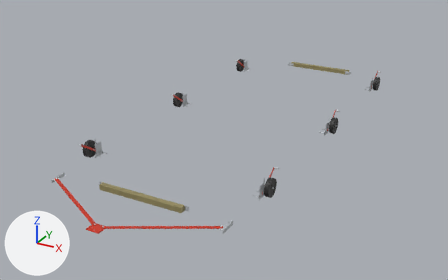
Before and after pictures for a commit that changed the glTF model design-review/vaxthus-hjulsystem/model.glb.
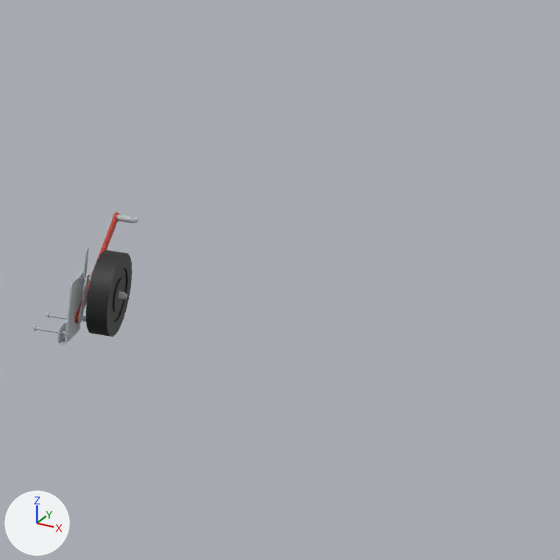
The first picture shows the older version from a 50 mm lens placed at (6747.0, -8800.0, 6115.0), pointed at (-234.0, 3895.0, -232.0). The close-ups show the older and then the newer version on the part from 80% to 100% of the width and 13% to 45% of the height of that picture. Only the edits that show in the close-ups are written down. The axes (+X, +Y, +Z) are drawn at lower left. The lights are the same throughout. Where no turn or scale is listed for an object, it has been applied to the vertices.

The older version as bpy lines, for what is in view:
```python
me_biltema_14_2851 = bpy.data.meshes.new('Biltema 14-2851')
me_biltema_14_2851.from_pydata(...)  # 180 vertices, 360 faces; spans x -1.0..1.0, y -1.0..1.0, z -0.25..0.25
me_biltema_14_2851.materials.append(mat_gummi__hjul)  # black #262626
me_vh_lh_faste = bpy.data.meshes.new('VH-LH-FASTE')
me_vh_lh_faste.from_pydata(...)  # 230 vertices, 476 faces; spans x -0.14..0.14, y -1.0..1.0, z -0.92..0.92
me_vh_lh_faste.materials.append(mat_varmförzinkat)  # light grey #b9bec2
ob_b275 = bpy.data.objects.new('b275', me_vh_lh_faste)
ob_b275.parent = ob_o274
ob_b275.location = (2081.0, -157.5, 1260.0)
ob_b275.scale = (152.0, 152.0, 152.0)
ob_b280 = bpy.data.objects.new('b280', me_biltema_14_2851)
ob_b280.parent = ob_o279
ob_b280.location = (1.117, 0.0, 50.0)
ob_b280.scale = (199.0, 199.0, 199.0)
```
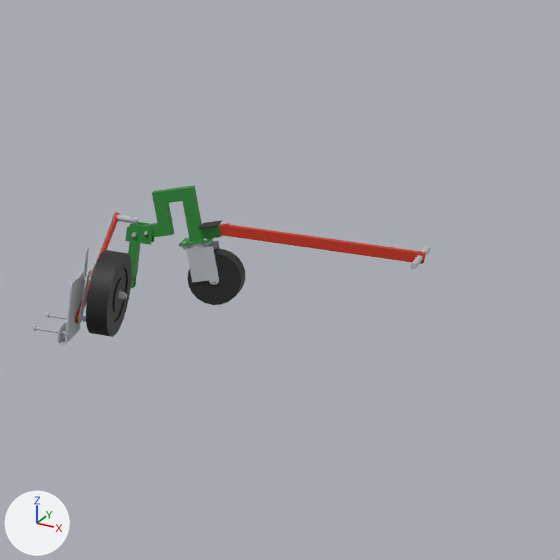
Boxes [x1, y1, x2, y2] around the edits, measured in the close-ups (560 x 560 px):
'b592', added (red): after [219, 223, 426, 264]
'b586', added (green): after [143, 185, 221, 241]
'b600', added (black): after [187, 249, 245, 305]
'b599', added: after [186, 246, 219, 285]
'b559', added (green): after [125, 225, 153, 245]
'b555', added: after [128, 242, 140, 277]
'b594', added: after [410, 246, 431, 269]
'b588', added: after [179, 238, 213, 246]
'b590', added: after [198, 220, 222, 229]
'b598', added (mostly hidden): after [205, 241, 220, 249]
'b597', added: after [187, 243, 210, 249]
'b557', added (mostly hidden): after [130, 222, 154, 242]
'b553', added: after [131, 275, 137, 288]

The change, as a diff of the scene's bpy script:
```diff
--- a/design-review/vaxthus-hjulsystem/model.glb.py
+++ b/design-review/vaxthus-hjulsystem/model.glb.py
@@ ob_b600 @@
+ob_b600 = bpy.data.objects.new('b600', me_däck_ø260)  # 54 vertices, 108 faces; spans x -1.0..1.0, y -1.0..1.0, z -0.33..0.33; in mat_gummi__hjul (black #262626)
+ob_b600.parent = ob_o595
+ob_b600.location = (60.73, 190.0, 0.0)
+ob_b600.scale = (130.0, 130.0, 130.0)
@@ ob_o595 @@
+ob_o595 = bpy.data.objects.new('o595', None)
+ob_o595.parent = ob_o584
+ob_o595.location = (2420.0, -210.0, 400.0)
@@ ob_o584 @@
+ob_o584 = bpy.data.objects.new('o584', None)
+ob_o584.parent = ob_o0
+ob_o584.location = (168.5, 589.6, 9200.0)
+ob_o584.rotation_euler = (0.0, 0.0, -0.286)  # degrees (0, 0, -16)
@@ ob_b599 @@
+ob_b599 = bpy.data.objects.new('b599', me_gaffel_1)  # 36 vertices, 72 faces; spans x -0.68..0.68, y -1.0..1.0, z -0.03..0.03; in mat_varmförzinkat (light grey #b9bec2)
+ob_b599.parent = ob_o595
+ob_b599.location = (20.0, 119.5, -49.0)
+ob_b599.scale = (95.5, 95.5, 95.5)
@@ ob_b598 @@
+ob_b598 = bpy.data.objects.new('b598', me_gaffel)  # 36 vertices, 72 faces; spans x -0.68..0.68, y -1.0..1.0, z -0.03..0.03; in mat_varmförzinkat (light grey #b9bec2)
+ob_b598.parent = ob_o595
+ob_b598.location = (20.0, 119.5, 49.0)
+ob_b598.scale = (95.5, 95.5, 95.5)
@@ ob_b597 @@
+ob_b597 = bpy.data.objects.new('b597', me_kranslager)  # a 22-sided cylinder along y spanning x -1.0..1.0, y -0.16..0.16, z -0.99..0.99; in mat_varmförzinkat (light grey #b9bec2)
+ob_b597.parent = ob_o595
+ob_b597.location = (0.0, 15.0, 0.0)
+ob_b597.scale = (55.0, 55.0, 55.0)
@@ ob_b594 @@
+ob_b594 = bpy.data.objects.new('b594', me_vh_sv_sla)  # 46 vertices, 88 faces; spans x -0.1..0.1, y -0.1..0.1, z -1.0..1.0; in mat_varmförzinkat (light grey #b9bec2)
+ob_b594.parent = ob_o593
+ob_b594.location = (3450.0, 10.0, 400.0)
+ob_b594.scale = (150.0, 150.0, 150.0)
@@ ob_o593 @@
+ob_o593 = bpy.data.objects.new('o593', None)
+ob_o593.parent = ob_o584
+ob_o593.location = (0.0, 0.0, 0.0)
@@ ob_b592 @@
+ob_b592 = bpy.data.objects.new('b592', me_vh_sv_forl)  # 80 vertices, 164 faces; spans x -1.0..1.0, y -0.31..0.31, z -0.03..0.03; in mat_forlangning_rod (red #c8321a)
+ob_b592.parent = ob_o591
+ob_b592.location = (2965.0, -117.0, 400.0)
+ob_b592.scale = (510.0, 510.0, 510.0)
@@ ob_o591 @@
+ob_o591 = bpy.data.objects.new('o591', None)
+ob_o591.parent = ob_o584
+ob_o591.location = (0.0, 0.0, 0.0)
@@ ob_b590 @@
+ob_b590 = bpy.data.objects.new('b590', me_vh_sv_tramp)  # a box spanning x -0.9..0.9, y -0.05..0.05, z -1.0..1.0; in mat_gummi_svart (black #232323)
+ob_b590.parent = ob_o589
+ob_b590.location = (2495.0, -280.5, 400.0)
+ob_b590.scale = (50.0, 50.0, 50.0)
@@ ob_o589 @@
+ob_o589 = bpy.data.objects.new('o589', None)
+ob_o589.parent = ob_o584
+ob_o589.location = (0.0, 0.0, 0.0)
@@ ob_b588 @@
+ob_b588 = bpy.data.objects.new('b588', me_vh_sv_adp)  # 152 vertices, 316 faces; spans x -1.0..1.0, y -0.05..0.05, z -0.8..0.8; in mat_svanghjulsvagn_gron (green #2e8b3a)
+ob_b588.parent = ob_o587
+ob_b588.location = (2420.0, -214.0, 400.0)
+ob_b588.scale = (75.0, 75.0, 75.0)
@@ ob_o587 @@
+ob_o587 = bpy.data.objects.new('o587', None)
+ob_o587.parent = ob_o584
+ob_o587.location = (0.0, 0.0, 0.0)
@@ ob_b586 @@
+ob_b586 = bpy.data.objects.new('b586', me_vh_sv_arm)  # 164 vertices, 340 faces; spans x -1.0..1.0, y -0.61..0.61, z -0.09..0.09; in mat_svanghjulsvagn_gron (green #2e8b3a)
+ob_b586.parent = ob_o585
+ob_b586.location = (2325.0, -349.0, 400.0)
+ob_b586.scale = (215.0, 215.0, 215.0)
@@ ob_o585 @@
+ob_o585 = bpy.data.objects.new('o585', None)
+ob_o585.parent = ob_o584
+ob_o585.location = (0.0, 0.0, 0.0)
@@ ob_b559 @@
+ob_b559 = bpy.data.objects.new('b559', me_vh_sv_kind)  # 114 vertices, 232 faces; spans x -1.0..1.0, y -0.7..0.7, z -0.06..0.06; in mat_svanghjulsvagn_gron (green #2e8b3a)
+ob_b559.parent = ob_o558
+ob_b559.location = (2152.0, -294.0, 425.0)
+ob_b559.scale = (62.5, 62.5, 62.5)
@@ ob_o558 @@
+ob_o558 = bpy.data.objects.new('o558', None)
+ob_o558.parent = ob_o547
+ob_o558.location = (0.0, 0.0, -50.0)
@@ ob_o547 @@
+ob_o547 = bpy.data.objects.new('o547', None)
+ob_o547.parent = ob_o0
+ob_o547.location = (0.0, 0.0, 9200.0)
@@ ob_b557 @@
+ob_b557 = bpy.data.objects.new('b557', me_vh_sv_kind)  # 114 vertices, 232 faces; spans x -1.0..1.0, y -0.7..0.7, z -0.06..0.06; in mat_svanghjulsvagn_gron (green #2e8b3a)
+ob_b557.parent = ob_o556
+ob_b557.location = (2152.0, -294.0, 425.0)
+ob_b557.scale = (62.5, 62.5, 62.5)
@@ ob_o556 @@
+ob_o556 = bpy.data.objects.new('o556', None)
+ob_o556.parent = ob_o547
+ob_o556.location = (0.0, 0.0, 0.0)
@@ ob_b555 @@
+ob_b555 = bpy.data.objects.new('b555', me_vh_sv_stolpe)  # 16 vertices, 32 faces; spans x -0.23..0.23, y -1.0..1.0, z -0.34..0.34; in mat_svanghjulsvagn_gron (green #2e8b3a)
+ob_b555.parent = ob_o554
+ob_b555.location = (2130.0, -162.0, 400.0)
+ob_b555.scale = (88.0, 88.0, 88.0)
@@ ob_o554 @@
+ob_o554 = bpy.data.objects.new('o554', None)
+ob_o554.parent = ob_o547
+ob_o554.location = (0.0, 0.0, 0.0)
@@ ob_b553 @@
+ob_b553 = bpy.data.objects.new('b553', me_vh_sv_fot)  # 16 vertices, 32 faces; spans x -1.0..1.0, y -0.75..0.75, z -0.5..0.5; in mat_svanghjulsvagn_gron (green #2e8b3a)
+ob_b553.parent = ob_o552
+ob_b553.location = (2110.0, -44.0, 400.0)
+ob_b553.scale = (40.0, 40.0, 40.0)
@@ ob_o552 @@
+ob_o552 = bpy.data.objects.new('o552', None)
+ob_o552.parent = ob_o547
+ob_o552.location = (0.0, 0.0, 0.0)
```
